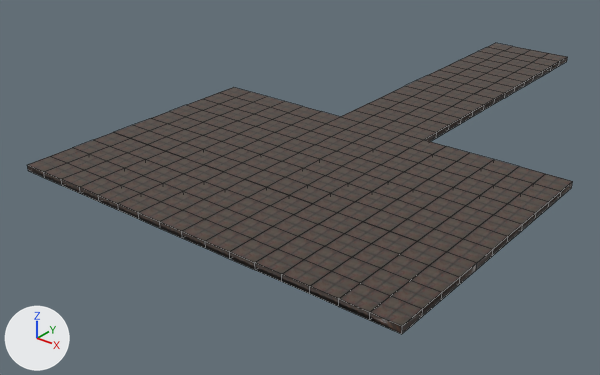
Renders of the FBX model Assets/Models/TermProject_END_floor.fbx from each side of a commit.
Both versions are drawn from a 50 mm lens placed at (99.7, -61.4, 49.7), pointed at (21.8, 36.0, -10.7). The axes (+X, +Y, +Z) are drawn at lower left. The lights are the same throughout. Mesh edges are drawn as thin lines. Where no turn or scale is listed for an object, it has been applied to the vertices. Vertices at the same position are counted once.

The first picture shows 'Floor.4249'.
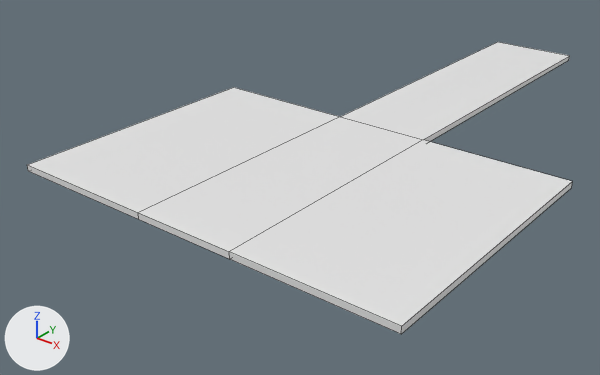
What changed in the scene script:
```text
Change me_cube_33823:
    used by ob_floor_4249; location = (0.0, -0.1, 0.0)
    remove me_cube_33823.from_pydata(...)  # 608 vertices, 997 faces; spans x 0.0..64.0, y 0.0..100.0, z -1.0..0.0
    remove me_cube_33823.materials.append(mat_material_253)  # picture img_floor_base_color_fungal_png
    add me_cube_33823.from_pydata(...)  # 20 vertices, 18 faces; spans x 0.0..64.0, y -0.1..101.0, z -1.0..0.0
    me_cube_33823 part 1: the loose piece of 272 vertices spanning x 0.0..64.0, y 16.0..44.0, z -1.0..0.0 is rebuilt with 20 vertices and now spans x 0.0..64.0, y -0.1..101.0, z -1.0..0.0
    me_cube_33823 part 2: the loose piece of 170 vertices spanning x 0.0..64.0, y 0.0..16.0, z -1.0..0.0 is deleted
    me_cube_33823 part 3: the loose piece of 166 vertices spanning x 24.0..40.0, y 44.0..100.0, z -1.0..0.0 is deleted
Change ob_floor_4249:
    ob_floor_4249.location: (0.0, -0.1, 0.0) -> (0.0, 0.0, 0.0)
```

Boxes (x1, y1, x2, y2) around the edits, measured in the pictures (600 x 375 px):
'Floor.4249', reshaped, moved
    before: (27, 43, 573, 334)
    after: (27, 42, 573, 334)
part 1 of me_cube_33823, rebuilt (19% wider, 59% taller)
    before: (114, 87, 573, 270)
    after: (27, 42, 573, 334)
part 2 of me_cube_33823, deleted
    before: (27, 132, 477, 334)
part 3 of me_cube_33823, deleted
    before: (341, 43, 568, 141)
